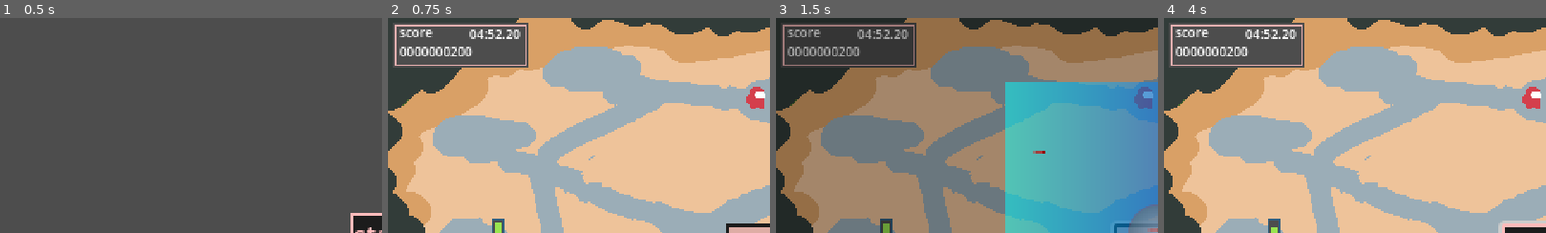
Above: before the commit, frames 1-4 (left to right).
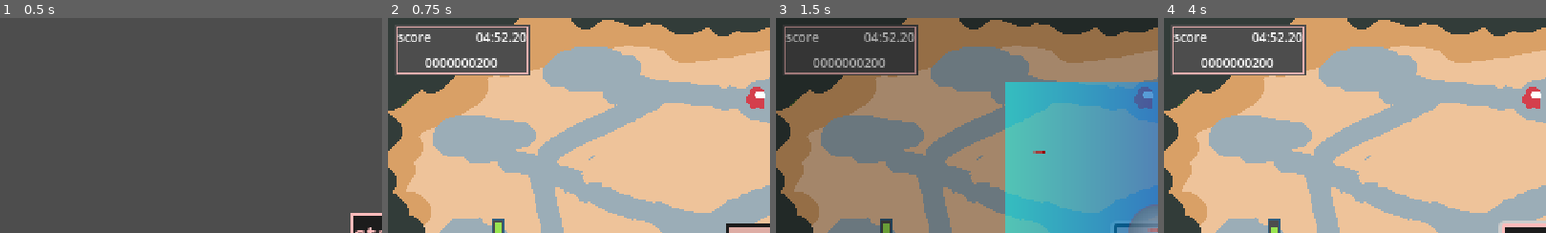
Above: after the commit, the same moments.

Repository: laxeminute/ollie-endless-date
Game: Godot game, scene res://src/interface/title_screen.tscn
Two runs of this game, one before a commit and one after it. Both use one fixed random seed, a clock stepped at 60 frames per second and the inputs below.
Inputs (mouse positions are % of the whole screen's width and height, from its top left):
- Up to frame 1 (0.5 s): no input
- Up to frame 2 (0.75 s): click "start" at 0.5 s
- Up to frame 3 (1.5 s): click "haha" at 1.25 s
- Up to frame 4 (4 s): click "haha" at 2 s; click "haha" at 2.75 s; move the mouse to (72, 45) at 3.52 s; press the mouse at (72, 45) at 3.53 s
The pictures show only the part of the screen within x 0-50%, y 0-50%; the shares and areas given below are measured in that part.

Frame 1 is identical in both runs. In frame 2, 4.7% of the frame differs, in the area x 1-38%, y 2-27%; in frame 3, 3.7%; in frame 4, 4.7%.

Commit message:
Rework HUD elements to use PanelContainer

Diff:
--- a/src/interface/default_theme.tres
+++ b/src/interface/default_theme.tres
@@ -1,7 +1,8 @@
-[gd_resource type="Theme" load_steps=3 format=3 uid="uid://xf6en65v74ms"]
+[gd_resource type="Theme" load_steps=4 format=3 uid="uid://xf6en65v74ms"]
 
 [ext_resource type="StyleBox" uid="uid://6qlyttkgg32i" path="res://src/interface/highlighted_panel.tres" id="1_27ci4"]
 [ext_resource type="StyleBox" uid="uid://b0dt31w2beghj" path="res://src/interface/default_panel.tres" id="1_c4ass"]
+[ext_resource type="StyleBox" uid="uid://bjvhy6ttnaq7h" path="res://src/interface/textured_panel.tres" id="3_2ycch"]
 
 [resource]
 Button/colors/font_color = Color(1, 0.733333, 0.733333, 1)
@@ -9,3 +10,4 @@
 Button/styles/hover = ExtResource("1_27ci4")
 Button/styles/normal = ExtResource("1_c4ass")
 Panel/styles/panel = ExtResource("1_c4ass")
+PanelContainer/styles/panel = ExtResource("3_2ycch")
--- /dev/null
+++ b/src/interface/lighter_panel.tres
@@ -0,0 +1,9 @@
+[gd_resource type="StyleBoxFlat" format=3 uid="uid://cofwan7ikyqky"]
+
+[resource]
+bg_color = Color(0.3019, 0.3019, 0.3019, 1)
+border_width_left = 2
+border_width_top = 2
+border_width_right = 2
+border_width_bottom = 2
+border_color = Color(1, 0.733333, 0.733333, 1)
--- /dev/null
+++ b/src/interface/textured_panel.tres
@@ -0,0 +1,14 @@
+[gd_resource type="StyleBoxTexture" load_steps=3 format=3 uid="uid://bjvhy6ttnaq7h"]
+
+[ext_resource type="Texture2D" uid="uid://l8fcxxj0u6lm" path="res://assets/sprite/hud_borders.png" id="1_hiwvx"]
+
+[sub_resource type="AtlasTexture" id="AtlasTexture_w30w7"]
+atlas = ExtResource("1_hiwvx")
+region = Rect2(64, 0, 32, 32)
+
+[resource]
+texture = SubResource("AtlasTexture_w30w7")
+texture_margin_left = 2.0
+texture_margin_top = 2.0
+texture_margin_right = 2.0
+texture_margin_bottom = 2.0
--- a/src/player/player.tscn
+++ b/src/player/player.tscn
@@ -26,14 +26,6 @@
 width = 14
 height = 104
 fill_from = Vector2(1, 1)
-
-[sub_resource type="AtlasTexture" id="AtlasTexture_n7ksj"]
-atlas = ExtResource("5_l271a")
-region = Rect2(64, 0, 32, 32)
-
-[sub_resource type="AtlasTexture" id="AtlasTexture_q0oqu"]
-atlas = ExtResource("5_l271a")
-region = Rect2(96, 0, 32, 32)
 
 [node name="Player" type="Node2D"]
 script = ExtResource("1_5f2sf")
@@ -82,75 +74,50 @@
 texture_over = SubResource("AtlasTexture_5lobc")
 texture_progress = SubResource("GradientTexture2D_iv48k")
 
-[node name="Item" type="NinePatchRect" parent="HUD/Ollie"]
+[node name="PanelContainer" type="PanelContainer" parent="HUD/Ollie"]
+custom_minimum_size = Vector2(32, 32)
 layout_mode = 0
 offset_left = 67.0
 offset_top = -34.0
 offset_right = 99.0
 offset_bottom = -2.0
-texture = SubResource("AtlasTexture_n7ksj")
-patch_margin_left = 2
-patch_margin_top = 2
-patch_margin_right = 2
-patch_margin_bottom = 2
 
-[node name="ItemIcon" type="TextureRect" parent="HUD/Ollie/Item"]
+[node name="ItemIcon" type="TextureRect" parent="HUD/Ollie/PanelContainer"]
 unique_name_in_owner = true
-layout_mode = 1
-anchors_preset = 8
-anchor_left = 0.5
-anchor_top = 0.5
-anchor_right = 0.5
-anchor_bottom = 0.5
-offset_left = -14.0
-offset_top = -14.0
-offset_right = 14.0
-offset_bottom = 14.0
-grow_horizontal = 2
-grow_vertical = 2
+layout_mode = 2
 
-[node name="Score" type="Control" parent="HUD"]
-layout_mode = 3
-anchors_preset = 0
+[node name="ScoreRect" type="PanelContainer" parent="HUD"]
+offset_left = 4.0
+offset_top = 4.0
+offset_right = 89.0
+offset_bottom = 36.0
 
-[node name="Rect" type="NinePatchRect" parent="HUD/Score"]
-layout_mode = 0
-offset_left = 3.0
-offset_top = 3.0
-offset_right = 88.0
-offset_bottom = 31.0
-texture = SubResource("AtlasTexture_q0oqu")
-patch_margin_left = 2
-patch_margin_top = 2
-patch_margin_right = 2
-patch_margin_bottom = 2
+[node name="VBoxContainer" type="VBoxContainer" parent="HUD/ScoreRect"]
+layout_mode = 2
 
-[node name="Label" type="Label" parent="HUD/Score/Rect"]
-layout_mode = 0
-offset_left = 4.0
-offset_right = 46.0
-offset_bottom = 12.0
+[node name="HBoxContainer" type="HBoxContainer" parent="HUD/ScoreRect/VBoxContainer"]
+layout_mode = 2
+
+[node name="Label" type="Label" parent="HUD/ScoreRect/VBoxContainer/HBoxContainer"]
+layout_mode = 2
+size_flags_horizontal = 3
 theme_override_font_sizes/font_size = 8
 text = "score"
 
-[node name="Score" type="Label" parent="HUD/Score/Rect"]
+[node name="Time" type="Label" parent="HUD/ScoreRect/VBoxContainer/HBoxContainer"]
 unique_name_in_owner = true
-layout_mode = 0
-offset_left = 4.0
-offset_top = 12.0
-offset_right = 80.0
-offset_bottom = 24.0
-theme_override_font_sizes/font_size = 8
-text = "0000000200"
-
-[node name="Time" type="Label" parent="HUD/Score/Rect"]
-unique_name_in_owner = true
-layout_mode = 0
-offset_left = 34.0
-offset_top = 1.0
-offset_right = 80.0
-offset_bottom = 13.0
+layout_mode = 2
+size_flags_horizontal = 3
 theme_override_font_sizes/font_size = 8
 text = "04:52.20"
 horizontal_alignment = 2
 text_overrun_behavior = 1
+
+[node name="Score" type="Label" parent="HUD/ScoreRect/VBoxContainer"]
+unique_name_in_owner = true
+layout_mode = 2
+size_flags_vertical = 3
+theme_override_font_sizes/font_size = 8
+text = "0000000200"
+horizontal_alignment = 1
+vertical_alignment = 1
Not shown: 1 places in src/player/player.tscn that only renumber resources
